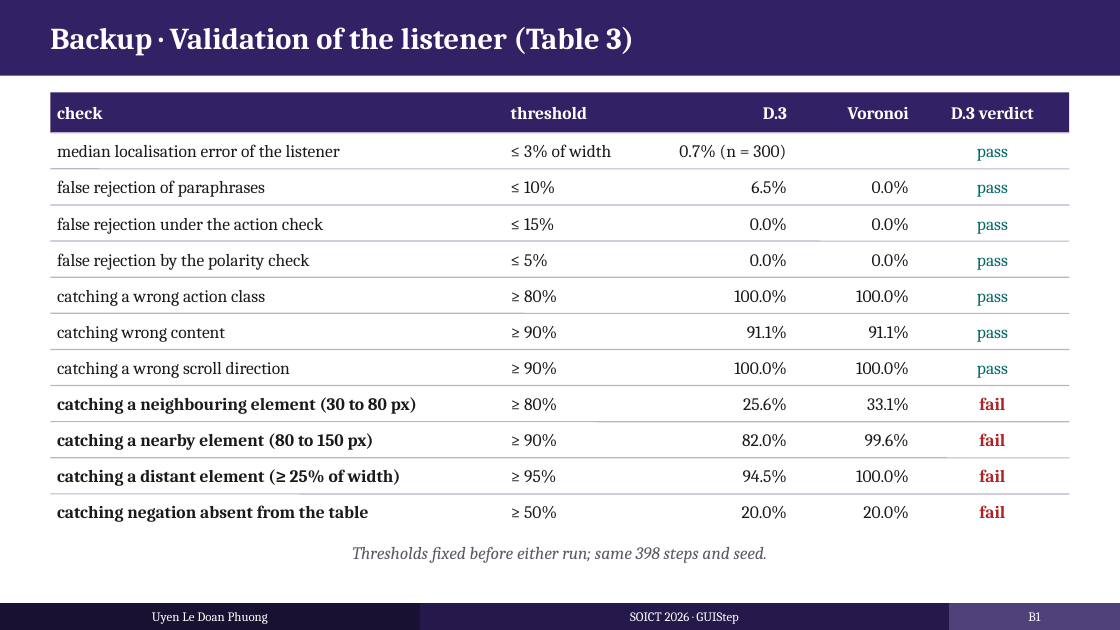
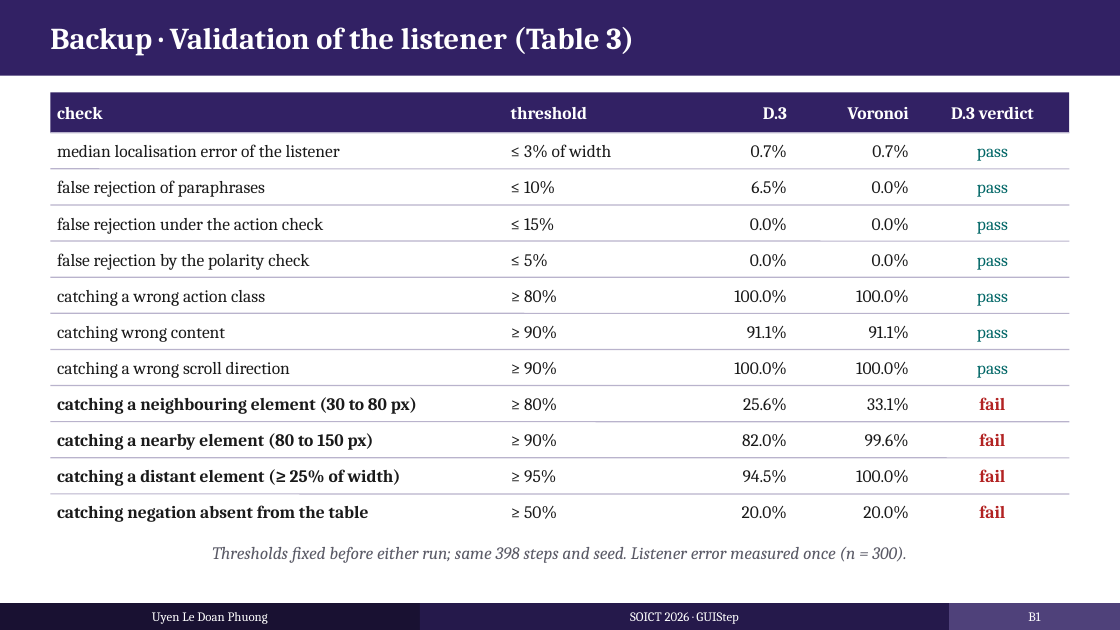
Before and after one commit to UyenLe0712/thesis, a slide deck: slide 15 of slides/SOICT2026_SLIDE.pptx. Drawn at 1120x630 pixels with LibreOffice and Linux fonts; fonts in the diff are those of the drawing. Boxes give left, top, right and bottom in pixels: in the first picture for what was removed or moved away, otherwise in the second. Text is boxed around its words. In the diff, an @@ line names an element or a change of style, - is before the commit and + after.

```diff
--- a/slides/SOICT2026_SLIDE.pptx
+++ b/slides/SOICT2026_SLIDE.pptx
@@ text at bbox=[751, 145, 787, 158]: text changed @@
-0.7% (n = 300)
+0.7%
@@ text added at bbox=[872, 145, 908, 158], 15 pt, text #1A1A1A @@
+0.7%
@@ text at bbox=[212, 547, 906, 563]: text changed @@
-Thresholds fixed before either run; same 398 steps and seed.
+Thresholds fixed before either run; same 398 steps and seed. Listener error measured once (n = 300).
```
Also in this commit, not shown: 1 other slide changed, 54 other files.
